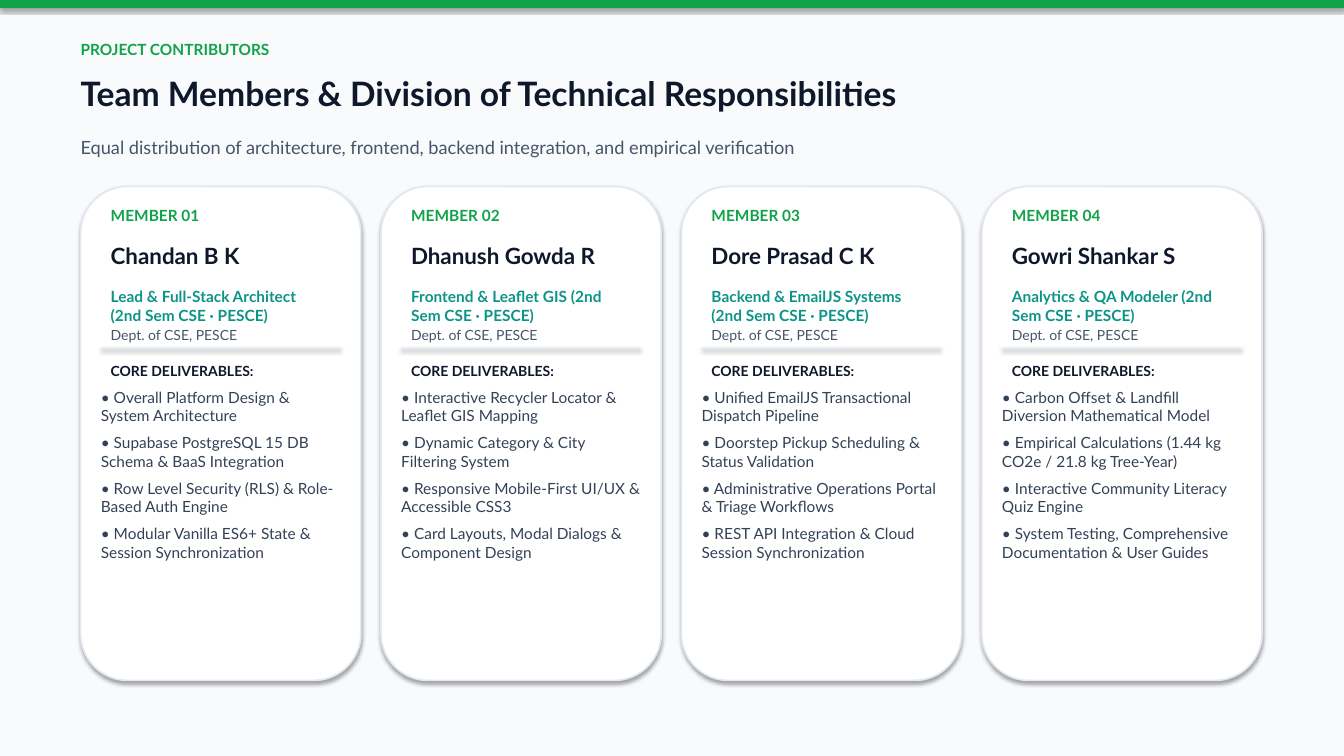
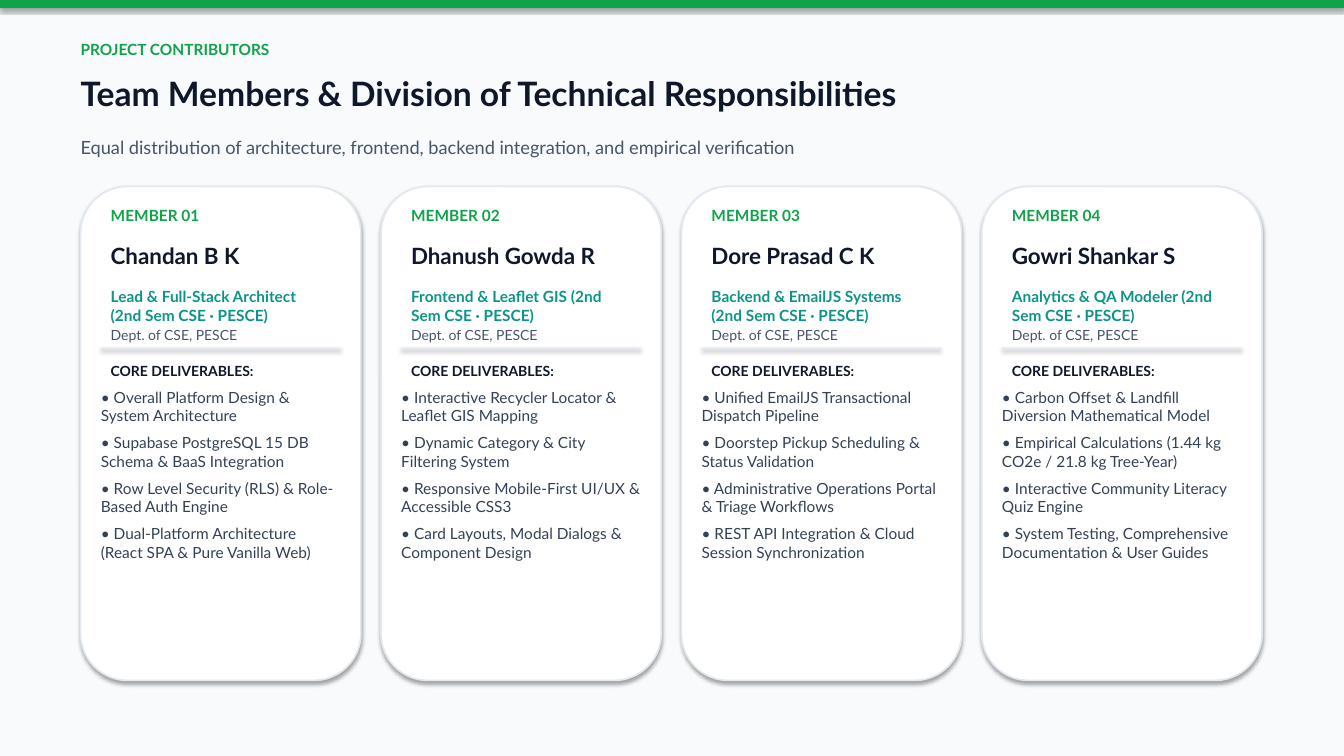
Before and after one commit to chandan-bk/ecocycle-vanilla, a slide deck: slide 2 of EcoCycle_Project_Presentation.pptx. Drawn at 1344x756 pixels with LibreOffice and Linux fonts; fonts in the diff are those of the drawing. Boxes give left, top, right and bottom in pixels: in the first picture for what was removed or moved away, otherwise in the second. Text is boxed around its words. In the diff, an @@ line names an element or a change of style, - is before the commit and + after.

Commit message:
docs(presentation): update presentation for general delivery with both React and Vanilla live sites

```diff
--- a/EcoCycle_Project_Presentation.pptx
+++ b/EcoCycle_Project_Presentation.pptx
@@ text at box(101, 527, 311, 560): text changed @@
-• Modular Vanilla ES6+ State & Session Synchronization
+• Dual-Platform Architecture (React SPA & Pure Vanilla Web)
```
Also in this commit, not shown: 6 other slides changed, 1 other file.
